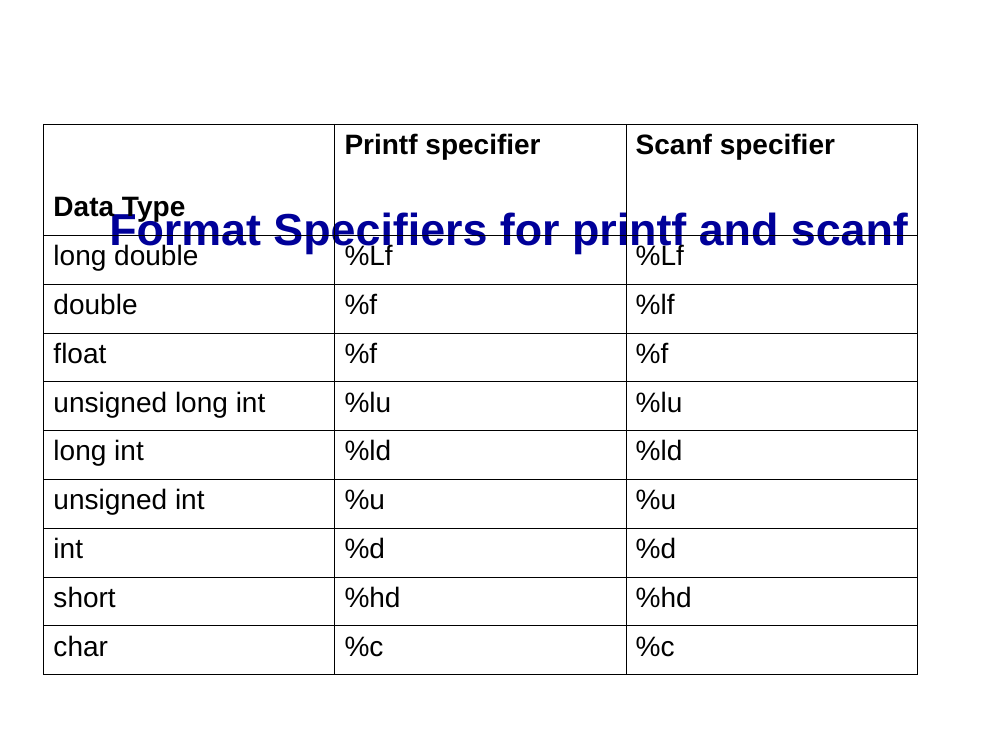
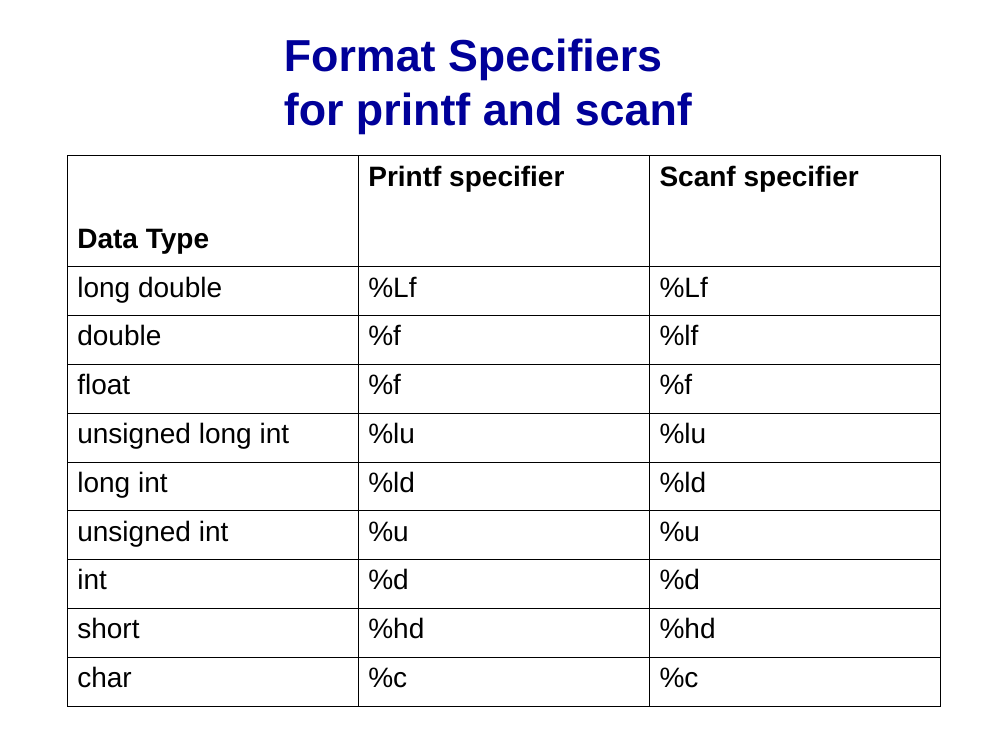
Before and after one commit to mikeg64/iome, a slide deck: slide 18 of src/examples/course/c/presentation/IntrotoC1.ppt. Drawn at 1008x756 pixels with LibreOffice and Linux fonts; fonts in the diff are those of the drawing; background and template pictures are left out. Boxes give left, top, right and bottom in pixels: in the first picture for what was removed or moved away, otherwise in the second. Text is boxed around its words. In the diff, an @@ line names an element or a change of style, - is before the commit and + after.

```diff
--- a/src/examples/course/c/presentation/IntrotoC1.ppt
+++ b/src/examples/course/c/presentation/IntrotoC1.ppt
@@ title "Format Specifiers for printf and ..." rewrapped from (x1=109, y1=210, x2=908, y2=254) to (x1=284, y1=38, x2=692, y2=134) @@
@@ table moved from (x1=43, y1=124, x2=917, y2=674) to (x1=68, y1=156, x2=941, y2=707) @@
```
Also in this commit, not shown: 28 other slides changed, 2 slides added, 1 other file.
